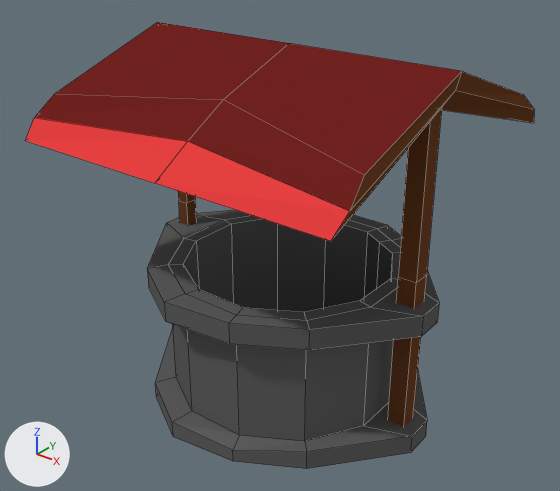
A saved change to the Blender file Beabest/Assets/scenes/water well.blend.
Both versions are drawn from a camera (50 mm lens) standing at (3.56, -4.58, 3.38) and looking at (-0.03, -0.09, 0.6). The axes (+X, +Y, +Z) are drawn at lower left. The lights are the same throughout. Mesh edges are drawn as thin lines.
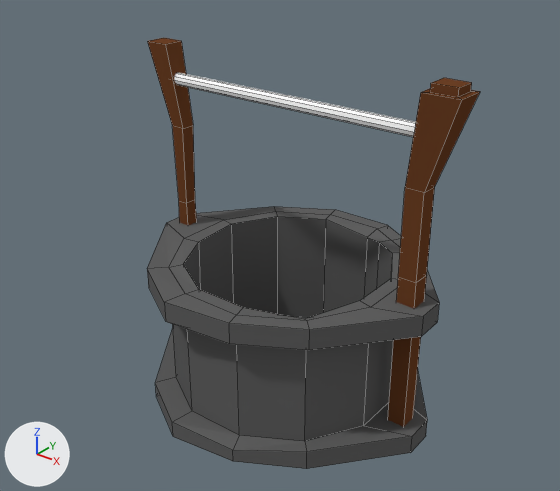
Location of each change, [x1, y1, x2, y2] in pixels of the pictures (560 x 491 px; the box of a moved part takes in the faces that stretch with it):
```json
{"object": "Cylinder", "change": "reshaped", "before": [26, 22, 535, 469], "after": [147, 38, 480, 469], "on screen": "35% narrower"}
{"part": 1, "of": "me_cylinder", "change": "added", "after": [174, 73, 416, 137]}
{"part": 2, "of": "me_cylinder", "change": "moved or reshaped", "before": [26, 22, 535, 321], "after": [147, 38, 480, 321]}
```

Scene script edits in JSON lines:
```json
{"op": "add", "block": "mat_metal", "code": ["mat_metal = diffuse_material('metal')", "mat_metal.base_color = (1.0, 1.0, 1.0)  # white #ffffff"]}
{"block": "me_cylinder", "where": "# used by ob_cylinder; location = (0.0, 0.0, 0.0)"}
{"op": "remove", "block": "me_cylinder", "code": "me_cylinder.from_pydata(...)  # 180 vertices, 163 faces; spans x -1.44..1.42, y -1.41..1.4, z -0.81..2.23"}
{"op": "add", "block": "me_cylinder", "code": "me_cylinder.from_pydata(...)  # 190 vertices, 167 faces; spans x -1.46..1.46, y -1.17..1.16, z -0.81..2.14"}
{"block": "me_cylinder", "change": "me_cylinder part 1: a new loose piece, a 10-sided cylinder along x spanning x -1.316..1.201, y -0.059..0.044, z 1.737..1.835, in mat_metal (white #ffffff)"}
{"block": "me_cylinder", "change": "me_cylinder part 2"}
{"block": "me_cylinder", "change": "30 vertices are removed from x -1.44..1.42, y -1.41..1.4, z 1.55..2.23"}
{"block": "me_cylinder", "change": "33 faces are deleted"}
{"block": "me_cylinder", "change": "8 vertices move from x -1.26..0.63, y -0.71..0.85, z 0.46..2.08 to x -1.46..0.63, y -0.71..0.85, z 0.4..2.08"}
{"block": "me_cylinder", "change": "20 vertices are added at x -1.25..1.46, y -0.12..0.13, z 1.38..2.14"}
{"block": "me_cylinder", "change": "25 new faces join them, mat_woodenroof (brown #6d4126)"}
{"op": "remove", "block": "me_cylinder", "code": "me_cylinder.materials.append(mat_redsomething)  # dark red #70221f"}
{"op": "remove", "block": "me_cylinder", "code": "me_cylinder.materials.append(mat_secondroog)  # red #e74141"}
{"op": "add", "block": "me_cylinder", "code": "me_cylinder.materials.append(mat_metal)  # white #ffffff"}
```
